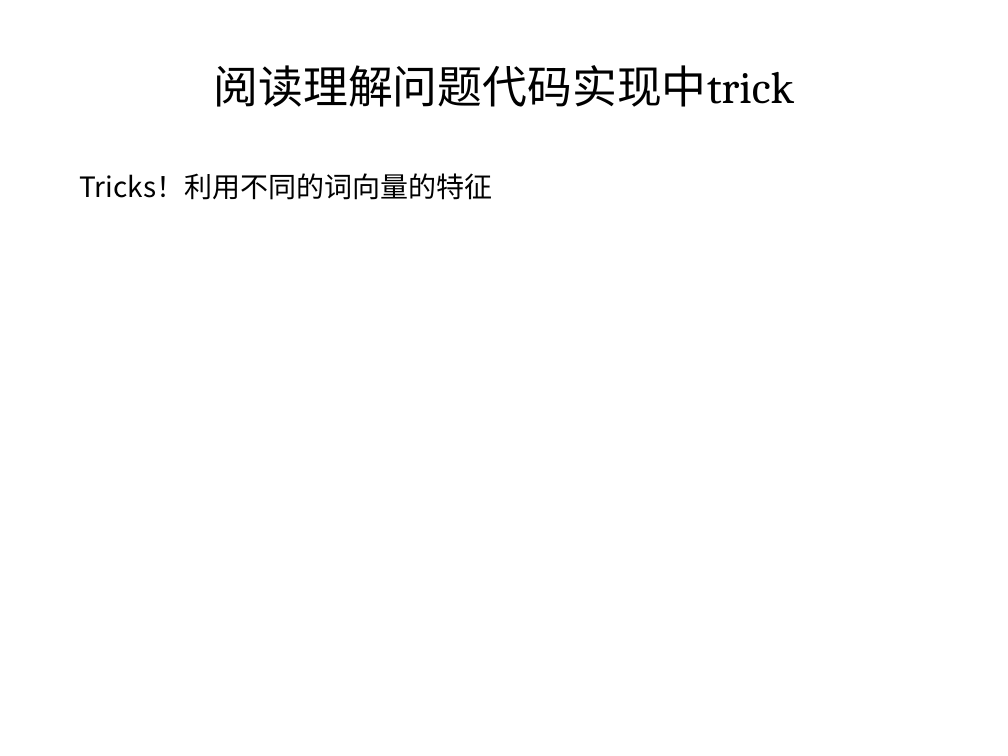
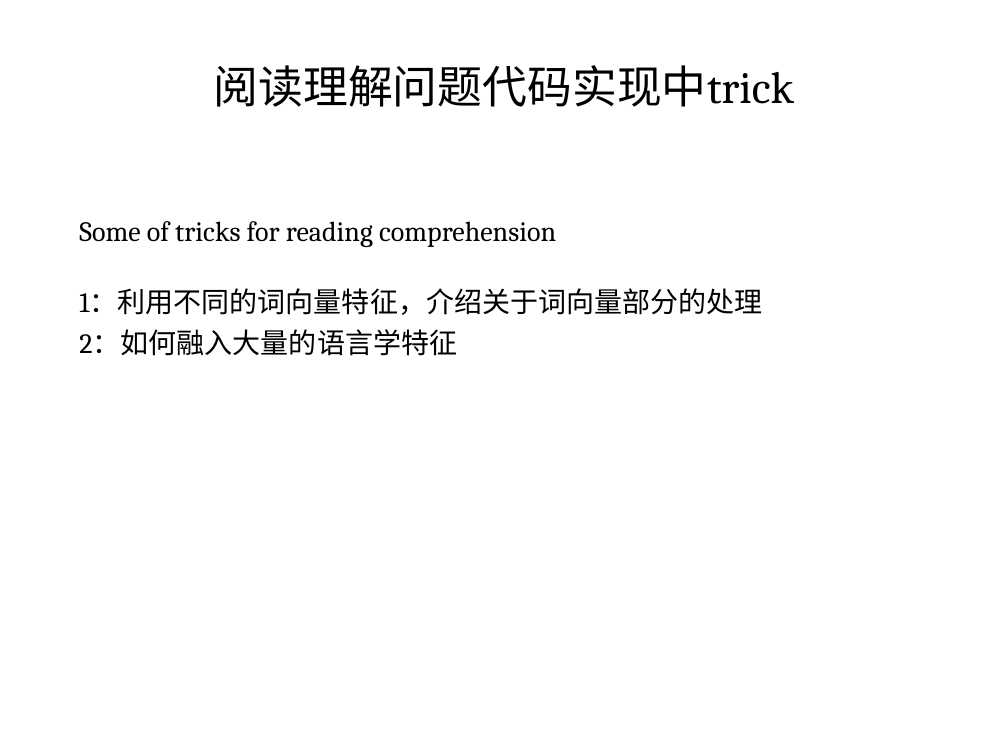
Before and after one commit to coddinglxf/readcomprehension, a slide deck: slide 25 of Reading Comprehensive.pptx (slide 22 before the commit). Drawn at 1008x756 pixels with LibreOffice and Linux fonts; fonts in the diff are those of the drawing. Boxes give left, top, right and bottom in pixels: in the first picture for what was removed or moved away, otherwise in the second. Text is boxed around its words. In the diff, an @@ line names an element or a change of style, - is before the commit and + after.

```diff
--- a/Reading Comprehensive.pptx
+++ b/Reading Comprehensive.pptx
@@ text at (x1=79, y1=221, x2=762, y2=356): text changed; font Noto Sans CJK SC to Cambria @@
-Tricks！利用不同的词向量的特征
+Some of tricks for reading comprehension
+1：利用不同的词向量特征，介绍关于词向量部分的处理
+2：如何融入大量的语言学特征
```
Also in this commit, not shown: 11 other slides changed, 4 slides added, 1 slide removed, 4 other files.
